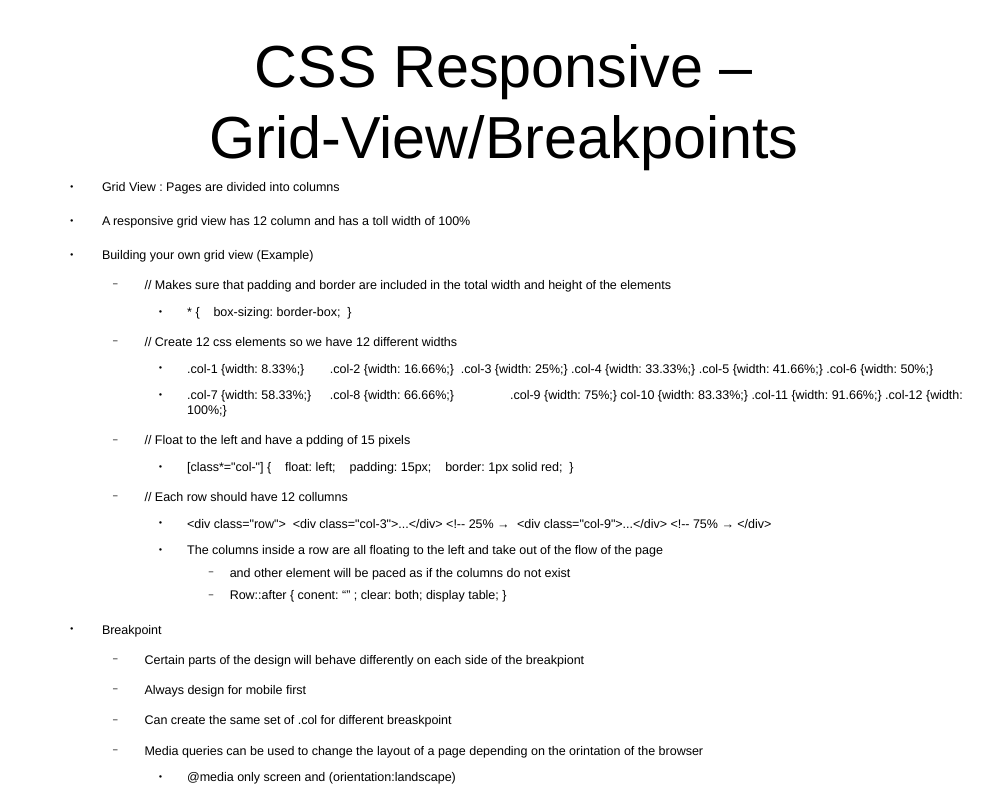
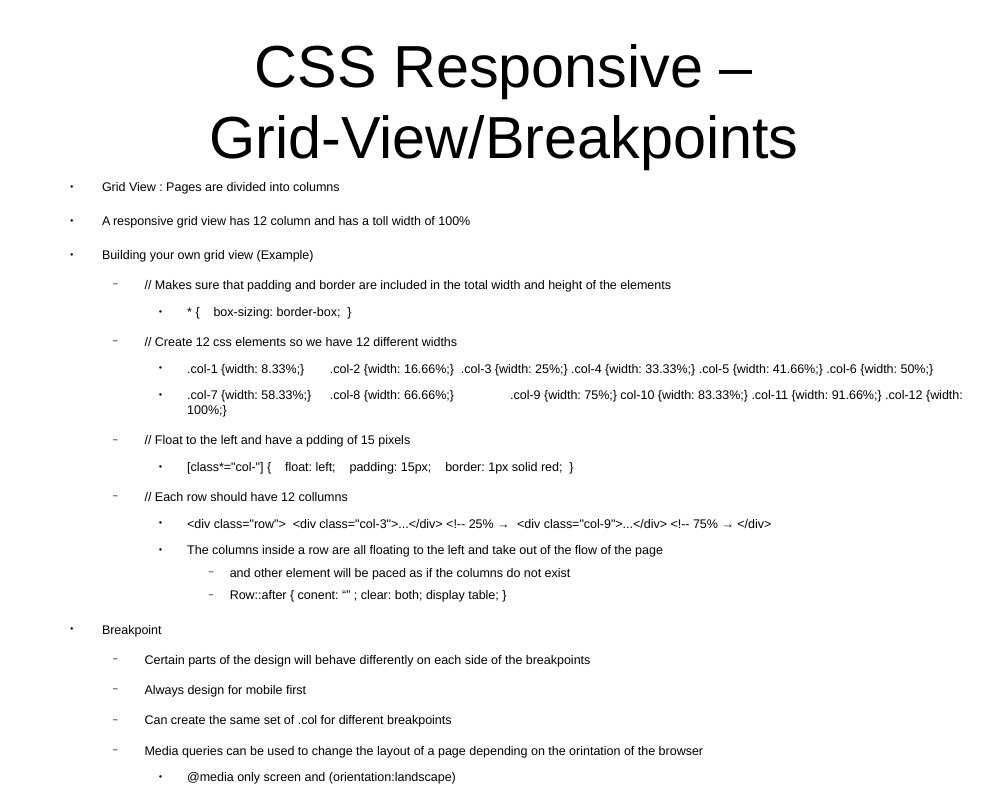
Before and after one commit to CharlesStockman/notesFromCourses, a slide deck: slide 27 of web/css.odp. Drawn at 1008x802 pixels with LibreOffice and Linux fonts; fonts in the diff are those of the drawing. Boxes give left, top, right and bottom in pixels: in the first picture for what was removed or moved away, otherwise in the second. Text is boxed around its words. In the diff, an @@ line names an element or a change of style, - is before the commit and + after.

```diff
--- a/web/css.odp
+++ b/web/css.odp
@@ text at <box>145,655,591,667</box>: text changed @@
-  − Certain parts of the design will behave differently on each side of the breakpiont
+  − Certain parts of the design will behave differently on each side of the breakpoints
@@ text at <box>145,715,452,727</box>: text changed @@
-  − Can create the same set of .col for different breaskpoint
+  − Can create the same set of .col for different breakpoints
```
Also in this commit, not shown: 5 other slides changed, 3 other files.
